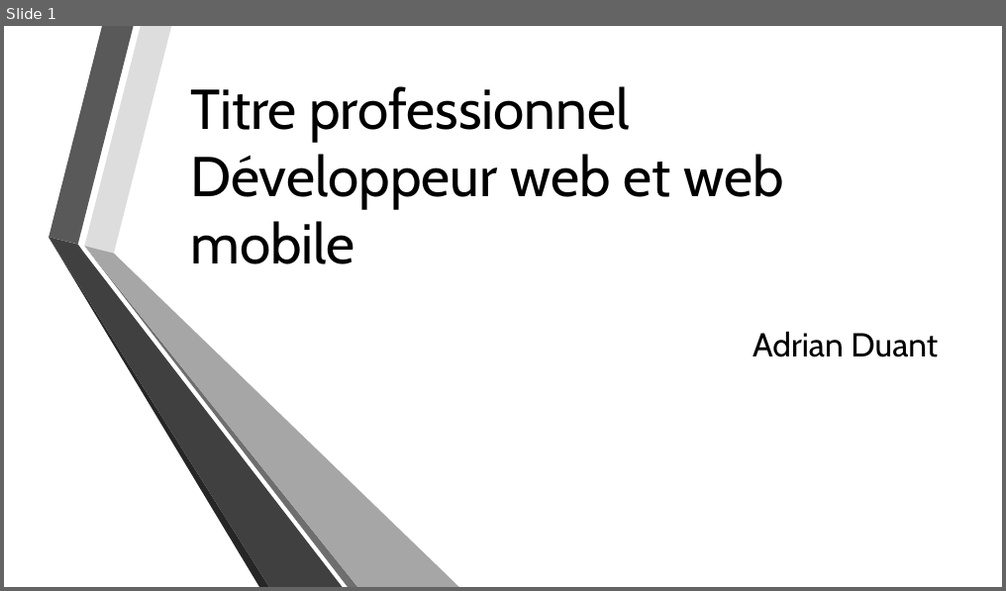
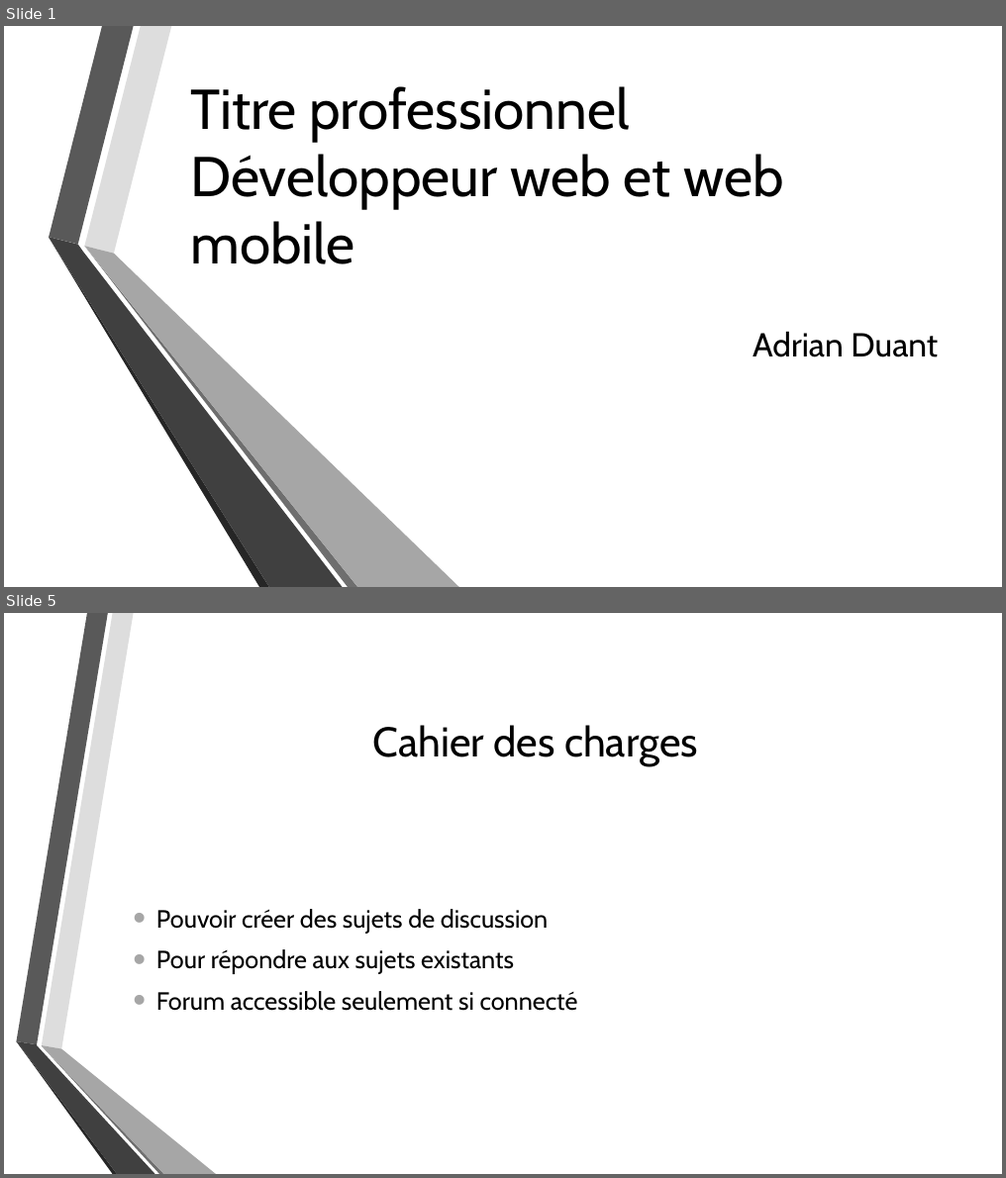
Before and after one commit to Dramaticale/ProjetCODING, a slide deck: Ressources/Documents/Adrian/PrésentationPassage.pptx. Shown one above the other, each under a label of ours: slide 1 before the commit, slides 1 and 5 after it; the slides between them are not shown. The pictures are 1006x591 and 1006x1178 pixels, drawn with LibreOffice and Linux fonts; fonts in the diff are those of the drawing; background and template pictures are left out. Boxes give left, top, right and bottom in pixels: in the first picture for what was removed or moved away, otherwise in the second. Text is boxed around its words. In the diff, an @@ line names an element or a change of style, - is before the commit and + after.

```diff
--- a/Ressources/Documents/Adrian/PrésentationPassage.pptx
+++ b/Ressources/Documents/Adrian/PrésentationPassage.pptx
@@ slide 5 added at bbox=[4, 613, 1002, 1174], background picture (left out) @@
@@ title added at bbox=[373, 725, 698, 766], 40 pt, text #000000 @@
+Cahier des charges
@@ text added at bbox=[156, 909, 578, 1011], 24 pt, text #000000 @@
+• Pouvoir créer des sujets de discussion
+• Pour répondre aux sujets existants
+• Forum accessible seulement si connecté
@@ group added at bbox=[16, 613, 216, 1174]: 6 freeform shapes @@
```
Also in this commit, not shown: 2 slides changed, 1 other slide added, 11 other files.
